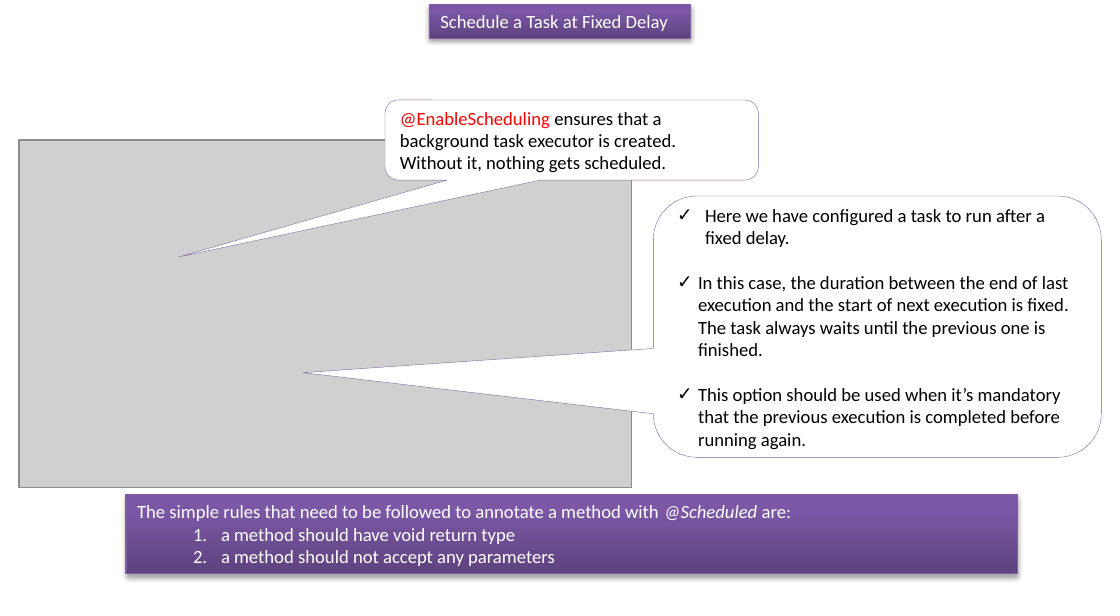
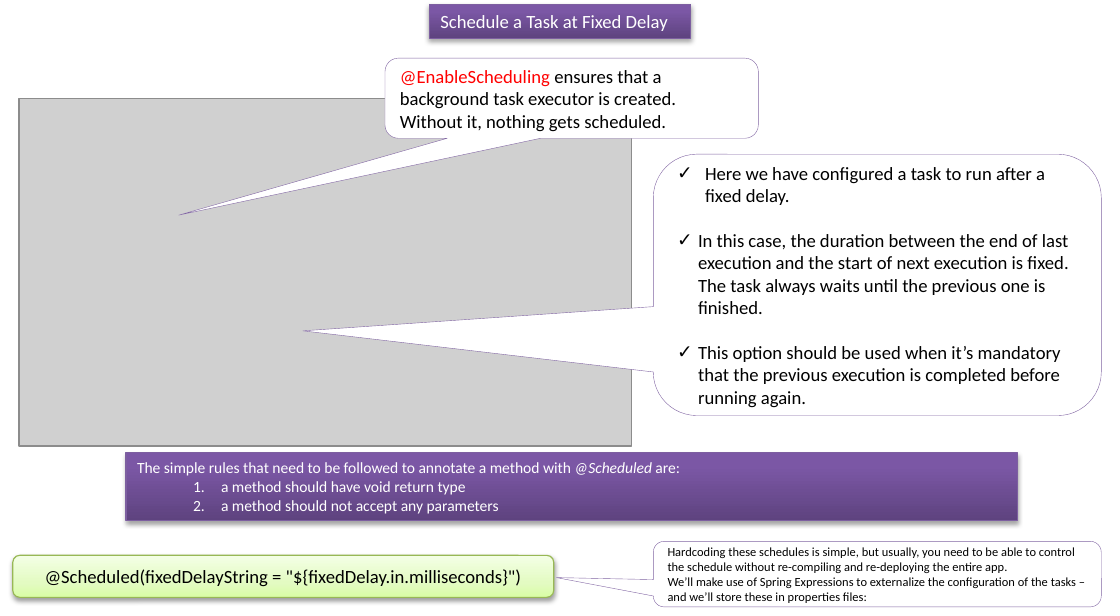
Before and after one commit to ramram43210/javaee, a slide deck: slide 1 of Later/Spring/13_Scheduler/2/Schedule a Task at Fixed Delay.pptx. Drawn at 1120x616 pixels with LibreOffice and Linux fonts; fonts in the diff are those of the drawing; grey boxes stand for pictures. Boxes give left, top, right and bottom in pixels: in the first picture for what was removed or moved away, otherwise in the second. Text is boxed around its words. In the diff, an @@ line names an element or a change of style, - is before the commit and + after.

```diff
--- a/Later/Spring/13_Scheduler/2/Schedule a Task at Fixed Delay.pptx
+++ b/Later/Spring/13_Scheduler/2/Schedule a Task at Fixed Delay.pptx
@@ 2 rounded speech boxes, 1 picture: place and size @@
-2 rounded speech boxes, 1 picture at (19, 100, 1101, 488)
+2 rounded speech boxes, 1 picture at (19, 58, 1101, 447)
@@ rectangle "The simple rules that need ...": place and size @@
-rectangle "The simple rules that need ..." at (125, 495, 1017, 575)
+rectangle "The simple rules that need ..." at (125, 452, 1017, 521)
@@ rectangle "The simple rules that need ..." at (125, 452, 1017, 521): size 12 to 10 pt @@
@@ rounded rectangle added at (12, 556, 553, 598), fill gradient #DAFDA7 to #E4FCC2 to #F5FFE7, outline #98B955 0.75 pt, 12 pt, text #000000 @@
+@Scheduled(fixedDelayString = "${fixedDelay.in.milliseconds}")
@@ rounded speech box added at (653, 541, 1101, 607), fill #FFFFFF, outline #8064A2 0.25 pt, 8 pt, text #000000 @@
+Hardcoding these schedules is simple, but usually, you need to be able to control the schedule without re-compiling and re-deploying the entire app.
+We’ll make use of Spring Expressions to externalize the configuration of the tasks – and we’ll store these in properties files:
```
Also in this commit, not shown: 4 other files.
